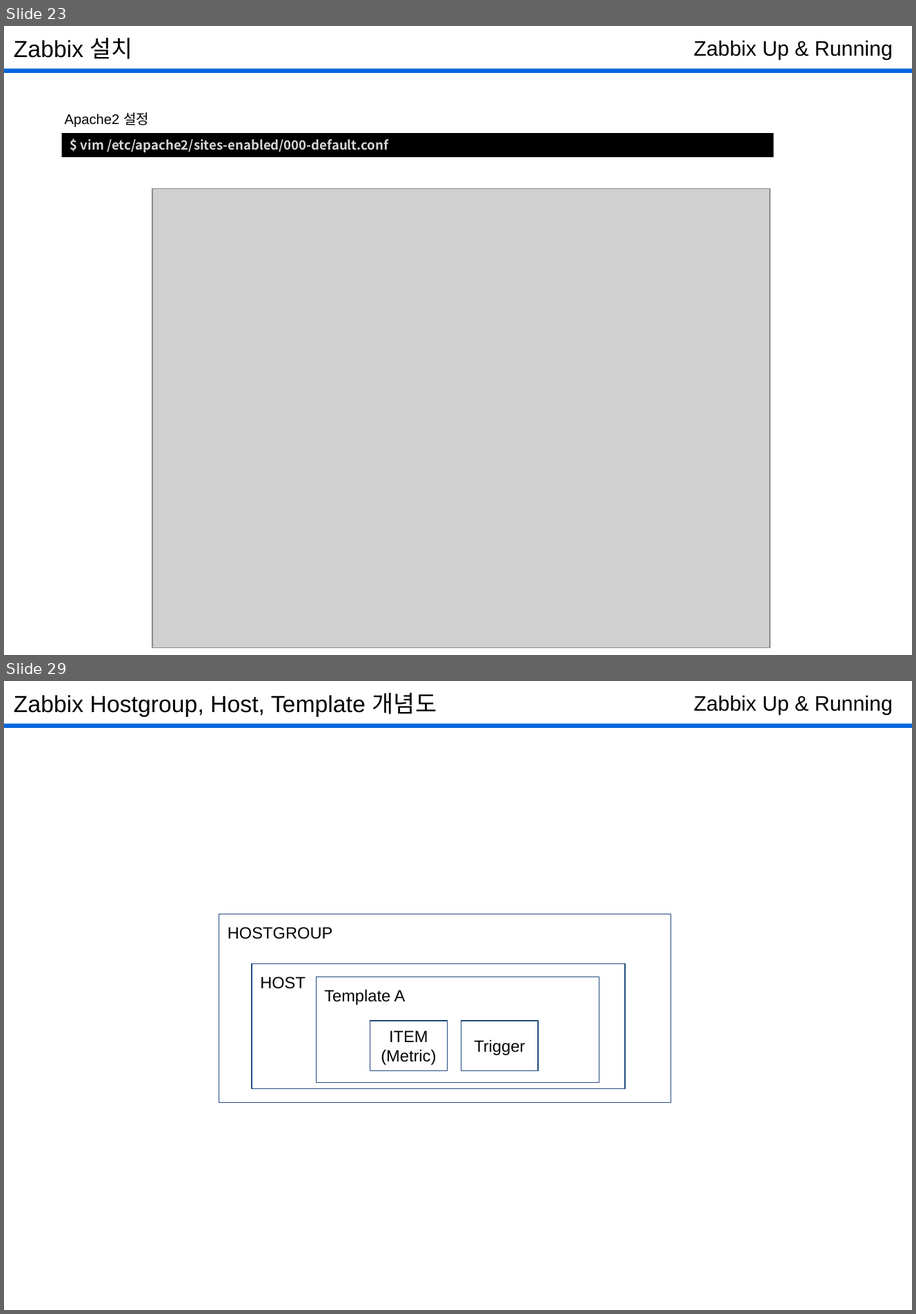
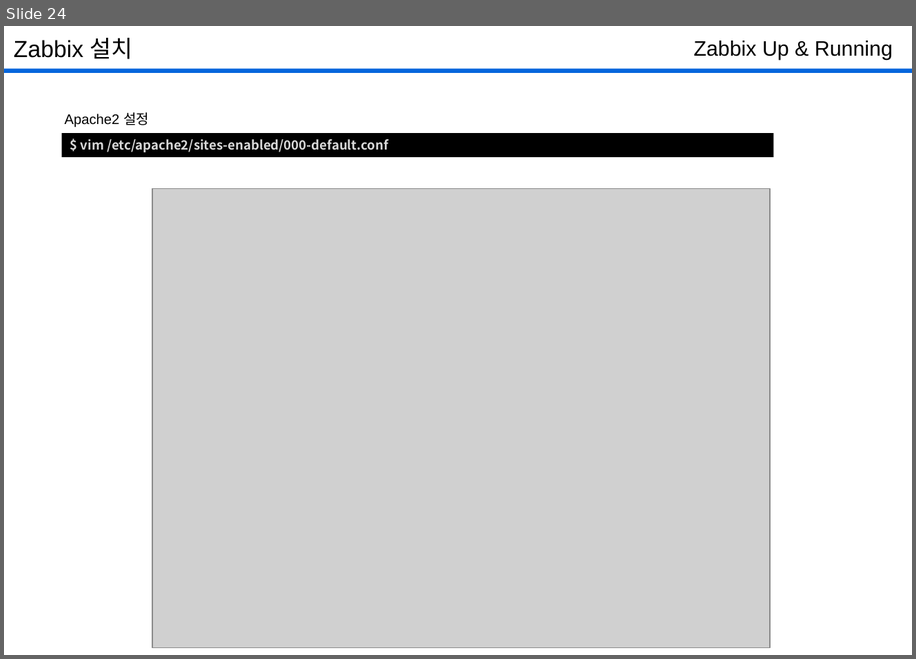
Before and after one commit to 831jsh/zabbix-grafana, a slide deck: Day-2/Day-2.pptx. Shown one above the other, each under a label of ours: slides 23 and 29 before the commit, slide 24 after it; the slides between them are not shown. The pictures are 916x1314 and 916x659 pixels, drawn with LibreOffice and Linux fonts; fonts in the diff are those of the drawing; grey boxes stand for pictures. Boxes give left, top, right and bottom in pixels: in the first picture for what was removed or moved away, otherwise in the second. Text is boxed around its words. In the diff, an @@ line names an element or a change of style, - is before the commit and + after.

```diff
--- a/Day-2/Day-2.pptx
+++ b/Day-2/Day-2.pptx
@@ slide 29 removed at [4, 681, 912, 1310], background #FFFFFF; not listed: 1 template element that a slide beside it also shows @@
@@ text removed at [14, 693, 437, 717] @@
-Zabbix Hostgroup, Host, Template 개념도
@@ text removed at [694, 695, 893, 715] @@
-Zabbix Up & Running
@@ rectangle removed at [219, 914, 671, 1103] @@
-HOSTGROUP
@@ rectangle removed at [252, 964, 625, 1089] @@
-HOST
@@ rectangle removed at [316, 977, 599, 1083] @@
-Template A
@@ rectangle removed at [370, 1020, 448, 1071] @@
-ITEM
-(Metric)
@@ rectangle removed at [461, 1020, 538, 1071] @@
-Trigger
@@ what was slide 23 is now slide 24 @@
```
Also in this commit, not shown: 1 slide changed, 1 slide added, 21 other slides removed, 1 other file.
